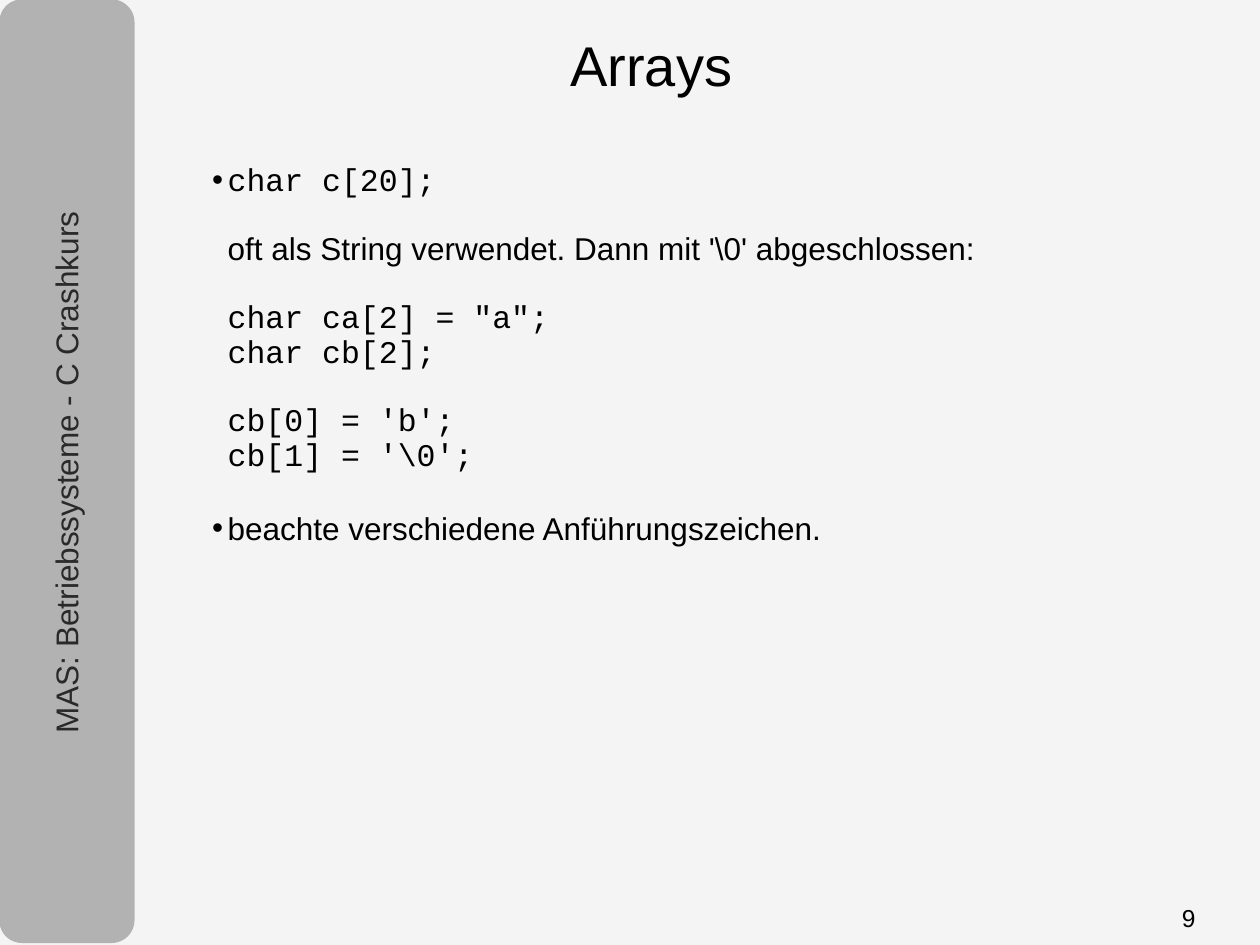
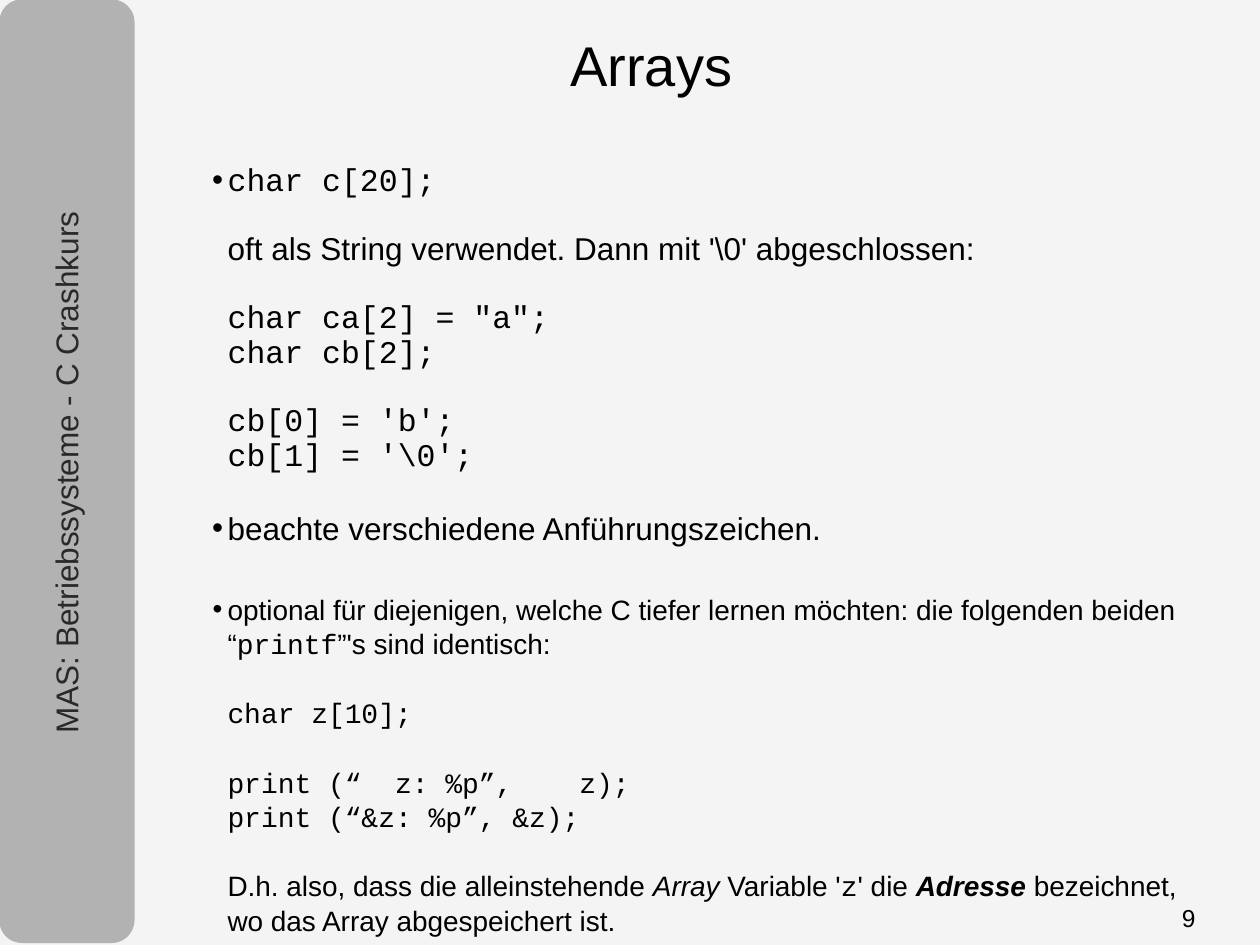
Before and after one commit to tpo/betriebssysteme, a slide deck: slide 9 of 05-1_C.odp. Drawn at 1260x945 pixels with LibreOffice and Linux fonts; fonts in the diff are those of the drawing. Boxes give left, top, right and bottom in pixels: in the first picture for what was removed or moved away, otherwise in the second. Text is boxed around its words. In the diff, an @@ line names an element or a change of style, - is before the commit and + after.

Commit message:
Array Variablen "geklärt"

```diff
--- a/05-1_C.odp
+++ b/05-1_C.odp
@@ text at <box>228,599,1177,936</box>: paragraph added @@
+• optional für diejenigen, welche C tiefer lernen möchten: die folgenden beiden “printf”'s sind identisch:
+  char z[10];
+  print (“ z: %p”, z);
+  print (“&z: %p”, &z);
+  D.h. also, dass die alleinstehende Array Variable 'z' die Adresse bezeichnet, wo das Array abgespeichert ist.
```
